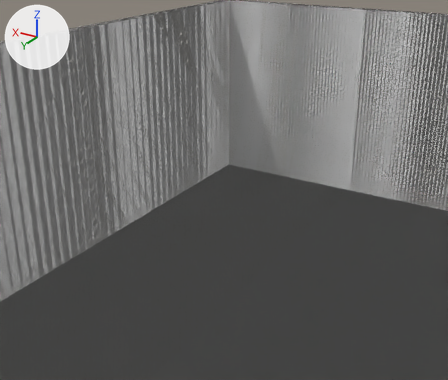
The Blender file assets_src/blender/zone_d_reserve.blend as it was, and as the next commit left it.
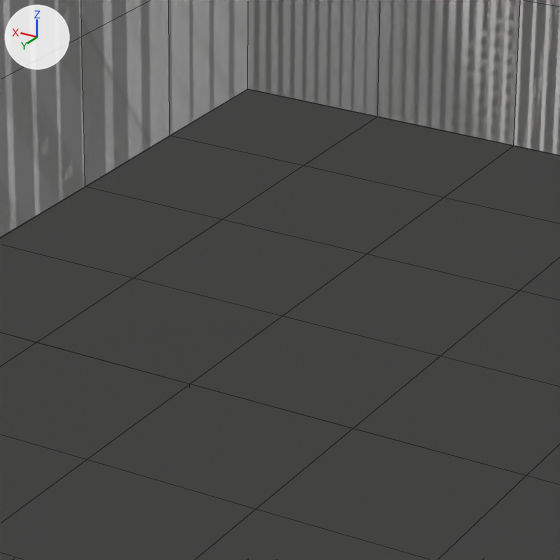
There are two pictures of each version: one from a 50 mm camera at (4.64, 13.88, 7.02) aimed at (11.97, 1.65, 0.91), one close up on the part from 39% to 66% of the width and 38% to 70% of the height. Lighting does not change. The marker at upper left points along +X, +Y and +Z. The last two pictures show the newer version. The close-ups show mesh edges as thin lines.

Objects in the first close-up: 'col_box_floor_4x4.041', 'col_box_floor_4x4.048', 'col_box_floor_4x4.049', 'col_box_wall_4m', 'col_box_wall_4m.029', 'kit_floor_4x4.048', 'kit_floor_4x4.049', 'kit_wall_4m', 'kit_wall_4m.029' and 1 more.
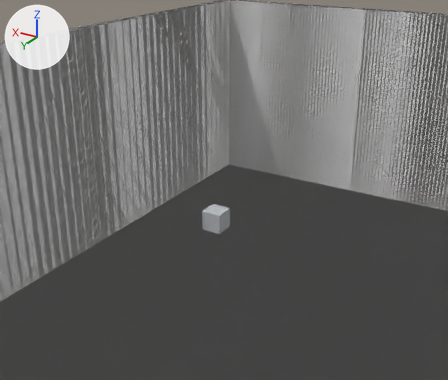
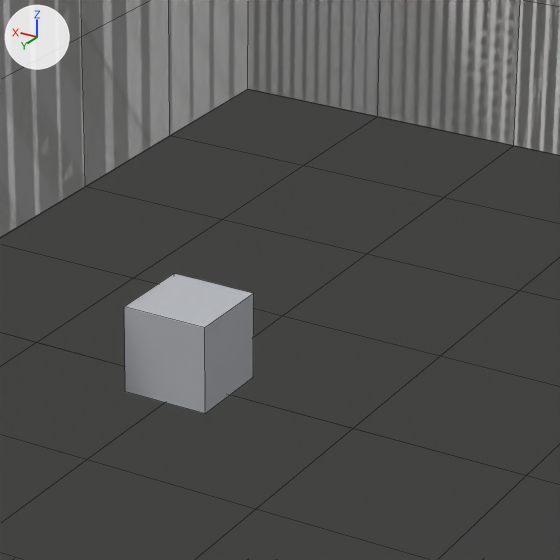
Commit message: Micro d'annonces (Zone C) + toilettes (Zone D)

Edits to the bpy script that builds the scene:
```text
Add me_use_toilet:
    me_use_toilet.from_pydata([(-0.25, -0.25, -0.25), (-0.25, 0.25, -0.25), (-0.25, -0.25, 0.25), (-0.25, 0.25, 0.25), (0.25, -0.25, -0.25), (0.25, -0.25, 0.25), (0.25, 0.25, -0.25), (0.25, 0.25, 0.25), (-0.25, -0.25, -0.25), (-0.25, -0.25, 0.25), (0.25, -0.25, -0.25), (0.25, -0.25, 0.25), (-0.25, 0.25, -0.25), (0.25, 0.25, -0.25), (-0.25, 0.25, 0.25), (0.25, 0.25, 0.25), (-0.25, -0.25, -0.25), (0.25, -0.25, -0.25), (-0.25, 0.25, -0.25), (0.25, 0.25, -0.25), (-0.25, -0.25, 0.25), (-0.25, 0.25, 0.25), (0.25, -0.25, 0.25), (0.25, 0.25, 0.25)], [], [(0, 2, 3, 1), (4, 6, 7, 5), (8, 10, 11, 9), (12, 14, 15, 13), (16, 18, 19, 17), (20, 22, 23, 21)])
    me_use_toilet.materials.append(mat_mat_kit_detail)  # light grey #c4c7cb
Add ob_use_toilet:
    ob_use_toilet = bpy.data.objects.new('use_toilet', me_use_toilet)
    ob_use_toilet.location = (12.0, 2.0, 0.25)
```

Boxes [x1, y1, x2, y2] around the edits, measured in the close-ups (560 x 560 px):
'use_toilet', added: after [124, 273, 254, 413]
